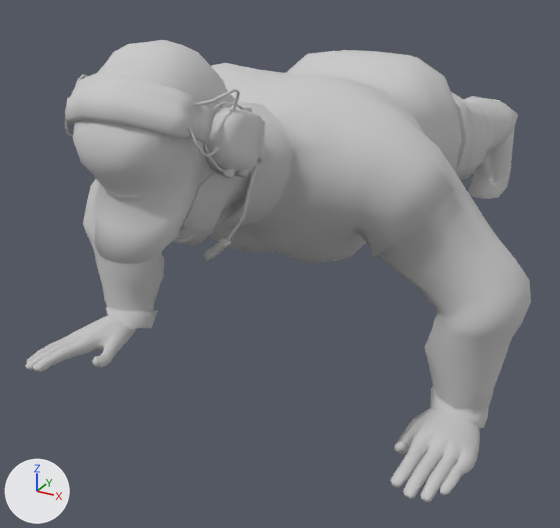
What one commit did to the FBX model UnityProject/OutbreakVR/Assets/Game/3D Assets/Fbx Files/Characters/Pilot1/Pilot1@push_ups.fbx.
One viewpoint serves both versions: a 50 mm camera at (0.654, -1.536, 0.802) aimed at (-0.132, -0.107, 0.088). The axes (+X, +Y, +Z) are drawn at lower left. The lights are the same throughout. Both versions are drawn at frame 32 of the action 'root|h_push_ups'; the numbers are the values there.

Objects in the first picture: 'Pilot_F'.
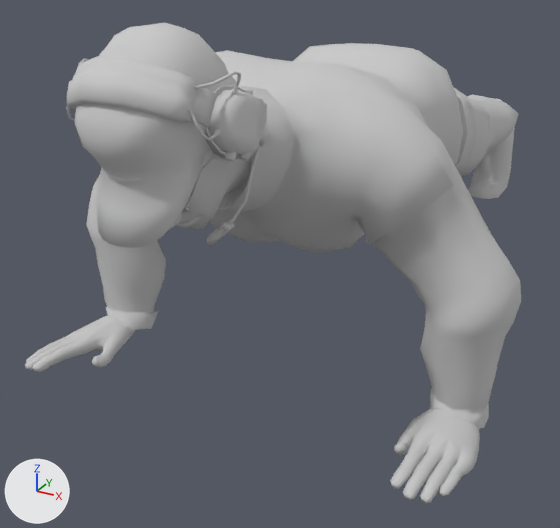
Changed parts and their boxes [x1, y1, x2, y2] in the pictures (560 x 528 px):
```json
{"object": "Pilot_F", "change": "posed", "before": [25, 40, 531, 502], "after": [25, 22, 521, 503]}
{"bone": "root.x", "before": "(368, 129) to (343, 132)", "after": "(369, 123) to (344, 123)"}
{"bone": "head.x", "before": "(211, 144) to (178, 117)", "after": "(213, 128) to (180, 100)"}
{"bone": "shoulder.r", "before": "(231, 128) to (146, 132)", "after": "(233, 115) to (148, 121)"}
{"bone": "arm_stretch.r", "before": "(146, 132) to (116, 185)", "after": "(148, 121) to (119, 182)"}
{"bone": "forearm_stretch.r", "before": "(107, 203) to (119, 291)", "after": "(110, 203) to (120, 291)"}
{"bone": "shoulder.l", "before": "(294, 138) to (395, 175)", "after": "(297, 124) to (395, 164)"}
{"bone": "arm_stretch.l", "before": "(395, 175) to (469, 257)", "after": "(395, 164) to (462, 254)"}
{"bone": "forearm_stretch.l", "before": "(497, 288) to (470, 385)", "after": "(487, 287) to (468, 385)"}
{"bone": "hand.l", "before": "(463, 411) to (439, 446)", "after": "(463, 412) to (438, 447)"}
```

Scene script edits in JSON lines:
```json
{"block": "bone_root_x", "where": "bone_root_x = bpy.data.objects['root'].pose.bones['root.x']"}
{"op": "set", "path": "bone_root_x.location", "old": "(0.6, -56.7, -16.1)", "new": "(0.6, -55.3, -16.6)"}
{"op": "set", "path": "bone_root_x.rotation_quaternion", "old": "(0.705, 0.709, -0.007, -0.013)", "new": "(0.711, 0.703, -0.007, -0.014)", "note": "degrees (90, 1, -2) -> degrees (89, 1, -2)"}
{"block": "bone_head_x", "where": "bone_head_x = bpy.data.objects['root'].pose.bones['head.x']  # child of 'neck.x'"}
{"op": "set", "path": "bone_head_x.rotation_quaternion", "old": "(0.996, -0.086, 0.019, -0.015)", "new": "(0.997, -0.067, 0.019, -0.013)", "note": "degrees (-10, 2, -2) -> degrees (-8, 2, -2)"}
{"block": "bone_shoulder_r", "where": "bone_shoulder_r = bpy.data.objects['root'].pose.bones['shoulder.r']  # child of 'spine_02.x'"}
{"op": "set", "path": "bone_shoulder_r.rotation_quaternion", "old": "(0.996, 0.006, -0.026, -0.08)", "new": "(0.995, 0.002, -0.026, -0.091)", "note": "degrees (1, -3, -9) -> degrees (0, -3, -11)"}
{"block": "bone_arm_stretch_r", "where": "bone_arm_stretch_r = bpy.data.objects['root'].pose.bones['arm_stretch.r']  # child of 'shoulder.r'"}
{"op": "set", "path": "bone_arm_stretch_r.rotation_quaternion", "old": "(0.909, 0.198, 0.095, -0.355)", "new": "(0.897, 0.185, 0.096, -0.39)", "note": "degrees (18, 18, -40) -> degrees (16, 18, -44)"}
{"block": "bone_forearm_stretch_r", "where": "bone_forearm_stretch_r = bpy.data.objects['root'].pose.bones['forearm_stretch.r']  # child of 'arm_stretch.r'"}
{"op": "set", "path": "bone_forearm_stretch_r.rotation_quaternion", "old": "(0.938, 0.061, 0.014, -0.342)", "new": "(0.962, 0.054, 0.012, -0.267)", "note": "degrees (6, 4, -40) -> degrees (6, 3, -31)"}
{"block": "bone_shoulder_l", "where": "bone_shoulder_l = bpy.data.objects['root'].pose.bones['shoulder.l']  # child of 'spine_02.x'"}
{"op": "set", "path": "bone_shoulder_l.rotation_quaternion", "old": "(0.995, -0.014, 0.016, 0.093)", "new": "(0.994, -0.017, 0.016, 0.106)", "note": "degrees (-1, 2, 11) -> degrees (-2, 2, 12)"}
{"block": "bone_arm_stretch_l", "where": "bone_arm_stretch_l = bpy.data.objects['root'].pose.bones['arm_stretch.l']  # child of 'shoulder.l'"}
{"op": "set", "path": "bone_arm_stretch_l.rotation_quaternion", "old": "(0.938, 0.113, -0.005, 0.327)", "new": "(0.93, 0.103, 0.001, 0.354)", "note": "degrees (12, -5, 38) -> degrees (11, -4, 41)"}
{"block": "bone_forearm_stretch_l", "where": "bone_forearm_stretch_l = bpy.data.objects['root'].pose.bones['forearm_stretch.l']  # child of 'arm_stretch.l'"}
{"op": "set", "path": "bone_forearm_stretch_l.rotation_quaternion", "old": "(0.947, 0.059, -0.013, 0.316)", "new": "(0.968, 0.052, -0.011, 0.246)", "note": "degrees (6, -4, 37) -> degrees (6, -3, 28)"}
{"block": "bone_hand_l", "where": "bone_hand_l = bpy.data.objects['root'].pose.bones['hand.l']  # child of 'forearm_stretch.l'"}
{"op": "set", "path": "bone_hand_l.rotation_quaternion", "old": "(0.76, 0.614, 0.105, -0.183)", "new": "(0.759, 0.619, 0.068, -0.192)", "note": "degrees (76, 23, -9) -> degrees (76, 20, -13)"}
```
